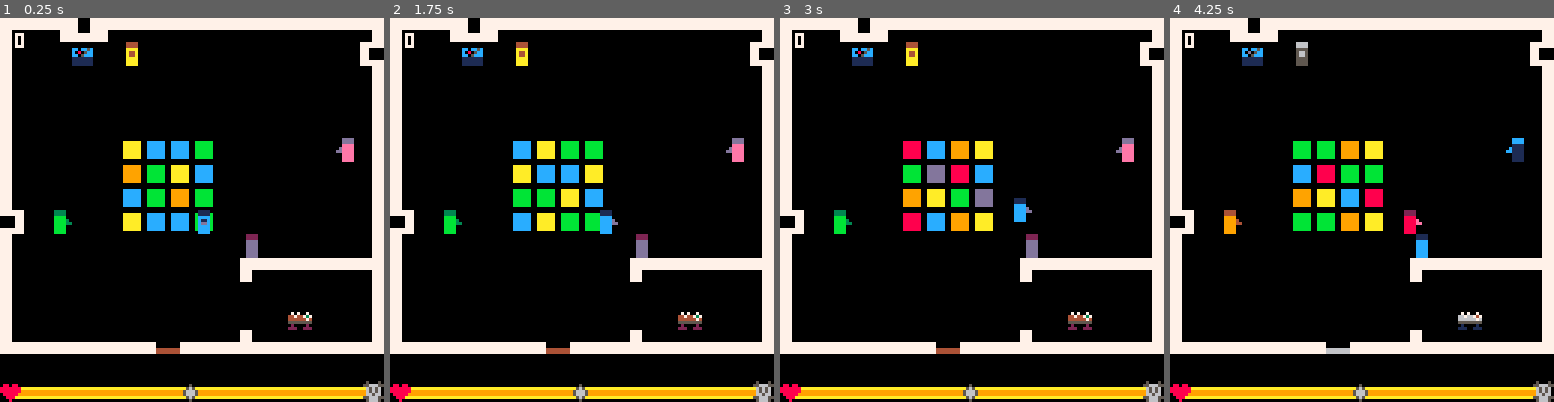
Above: before the commit, frames 1-4 (left to right).
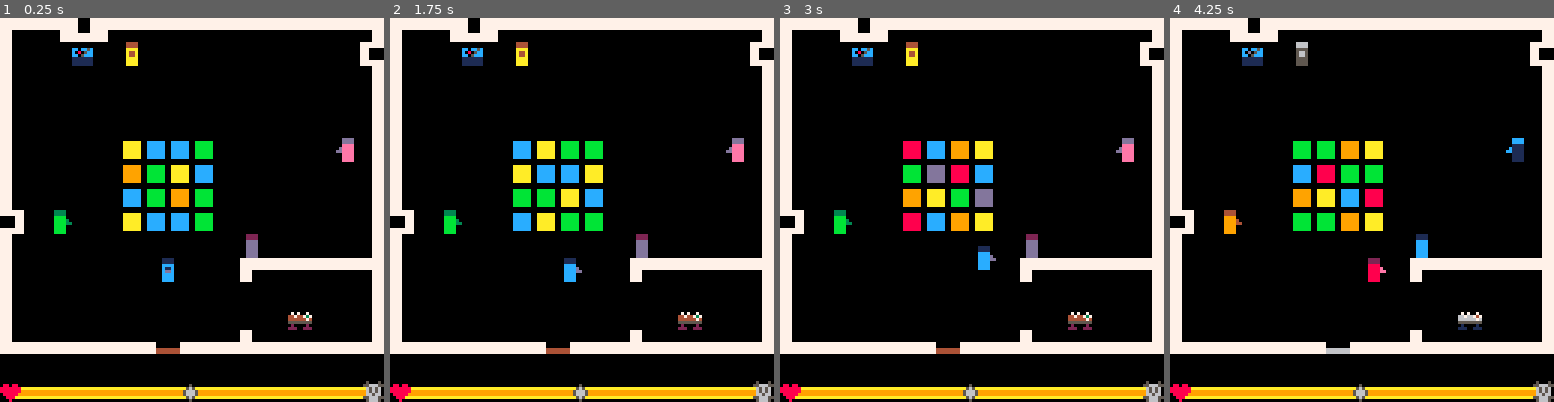
Above: after the commit, the same moments.

Repository: yepnix/ld35
Game: PICO-8 cartridge masks.p8
Same seed, same stepped clock (60 frames per second), same inputs: the game is played once before the commit and once after it.
Inputs:
- Up to frame 1 (0.25 s): no input
- Up to frame 2 (1.75 s): tap X (X key) at 0.33, 1.07 s; tap O (Z key) at 0.7, 1.7 s; hold Right from 1.6 s (still down)
- Up to frame 3 (3 s): tap X (X key) at 1.85, 2.97 s; release Right at 2.1 s; tap O (Z key) at 2.1, 2.5, 2.9 s; hold Up 2.15-2.42 s; hold Right from 2.47 s (still down)
- Up to frame 4 (4.25 s): release Right at 3.03 s; hold Left 3.08-3.58 s; tap O (Z key) at 3.3, 3.7, 4.1 s; hold Down 3.63-3.97 s; hold Right from 4.02 s (still down); tap X (X key) at 4.08 s

The runs differ from the first frame. In frame 1, 0.5% of the frame differs, in the area x 3-55%, y 3-69%; in frame 2, 0.5%, in the area x 3-60%, y 3-69%; in frame 3, 0.5%; in frame 4, 0.5%.

Commit message:
Final interaction commit for now

Diff:
--- a/masks.p8
+++ b/masks.p8
@@ -19,8 +19,8 @@
 end
 
 function _init()
- px=64
- py=64
+ px=52
+ py=80
  pdir=4
 
  heart=17
@@ -29,6 +29,8 @@
  markery=120
 
  hifi=initobj(24,8,"this song reminds you of that\nalmost-perfect day in high\nschool.","when this song plays, you\ncan't help but think of last\nyear's big mistake.",heart,skull,false,1)
+ door=initobj(52,104,"leaving so soon?\nbutton 1-yeah...\nbutton 2-no...","ready to go?\nbutton 1-sure\nbutton 2-i guess not",0,0,true,2)
+ objects={hifi,door}
 
  iswall=false
 
@@ -39,6 +41,8 @@
  resultvis=false
  textvis=false
  texttime=0
+
+ activeobj=nil
 
  changemood=false
 
@@ -114,11 +118,12 @@
 --interactions
 	caninteract,objvalue=interactive(pdir)
 
-	if (btnp(4) and caninteract==true and objvalue==intobj.v) then
+	if (not textvis and btnp(4) and caninteract==true and objvalue==intobj.v) then
 		sfx(intobj.sound)
 		resultvis=true
 		textvis=true
 		changemood=true
+		activeobj=intobj
 	end
 
 end
@@ -148,7 +153,7 @@
 				print(intobj.msgb,6,75,0)
 				print(intobj.msgb,5,74,7)
 			end
-		if (texttime>4 and btnp(4)) then
+		if (texttime>4 and (btnp(0) or btnp(1) or btnp(2) or btnp(3) or btnp(4) or btnp(5))) then
 			textvis=false
 			texttime=0
 		end
@@ -187,10 +192,16 @@
 	end
 end
 
+function showint(intobj)
+	showtext(intobj)
+	showresult(intobj)
+end
+
 function _update()
 	moveplayer()
 	changemask()
-	interact(hifi)
+	foreach(objects,interact)
+--	interact(objects)
 	animt+=1
 	if (animt==30) then animt=0 end
 end
@@ -251,9 +262,11 @@
 	drawpmask() --player
 	drawworldmask() --interactive environment
 	spr(36,markerx,markery) --mood marker
-	showresult(hifi)
-	showtext(hifi)
-	print(texttime,5,5,7)
+
+	showint(activeobj)
+--	foreach(objects,showtext)
+--	showresult(hifi)
+--	showtext(hifi)
 end
 __gfx__
 0000000000111100001111000011110000111100003333000022220000dddd000044440000000000000000000000000000000000000000000000000000000000
Not shown, changed: the sound effects (__sfx__) section of masks.p8
